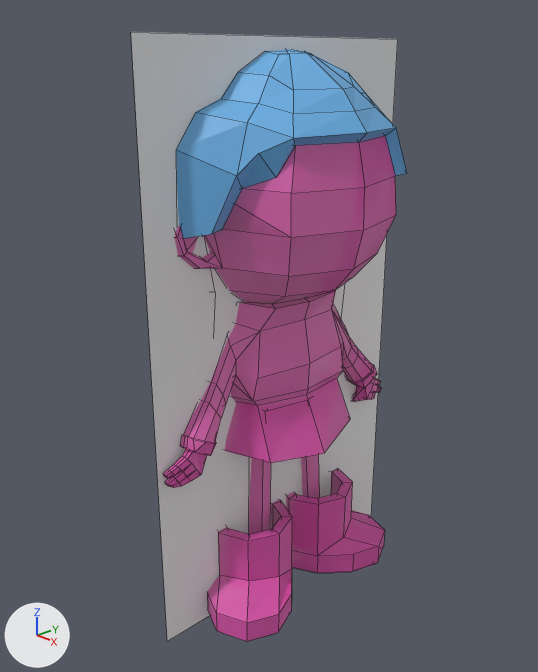
The Blender file Hilda-Dec-22-2024.blend, before and after one commit.
Before and after are seen from a 50 mm camera at (2.11, -2.06, 2.3) aimed at (-0.06, -0.03, 1.19). Lighting does not change. The marker at lower left points along +X, +Y and +Z. Mesh edges are drawn as thin lines.

The scene before the commit, as lines of its bpy script (objects in view):
```python
me_images = bpy.data.meshes.new('images')
me_images.from_pydata([(-0.67, 0.0, 0.0), (0.67, 0.0, 0.0), (-0.67, 2.37, 0.0), (0.67, 2.37, 0.0)], [], [(0, 1, 3, 2)])
me_images.materials.append(mat_images)  # its picture is missing
me_object_001 = bpy.data.meshes.new('Object.001')
me_object_001.from_pydata(...)  # 658 vertices, 627 faces, 1 loose edge; spans x -0.42..0.41, y -0.65..0.64, z 0.02..2.21
me_object_001.materials.append(mat_material_001)  # pink #e759b6
# before: 331 (0.0, -0.36, 1.57) at pixel (213, 267), 332 (-0.26, -0.24, 1.56), 351 (-0.3, -0.27, 1.72), 608 (-0.01, -0.29, 1.46), 621 (-0.08, -0.37, 1.72)
# before: 622 (0.03, -0.35, 1.57) at pixel (222, 268), 625 (-0.01, -0.46, 1.58), 644 (0.0, -0.41, 1.71), 647 (0.02, -0.37, 1.62) at pixel (215, 254), 650 (0.01, -0.49, 1.65) at pixel (186, 250)
# before: 651 (0.0, -0.41, 1.7), 652 (-0.02, -0.38, 1.63), 653 (-0.01, -0.42, 1.62), 654 (-0.04, -0.35, 1.57), 655 (-0.07, -0.44, 1.59)
me_object_004 = bpy.data.meshes.new('Object.004')
me_object_004.from_pydata(...)  # 150 vertices, 148 faces; spans x -0.476..0.405, y -0.518..0.507, z 0.85..2.331
me_object_004.materials.append(mat_material_002)  # blue #6ab1e7
ob_body_001 = bpy.data.objects.new('Body.001', me_object_001)
ob_body_001.location = (0.0, 0.0, 0.0)
ob_body_002 = bpy.data.objects.new('Body.002', me_object_004)
ob_body_002.location = (0.0, 0.0, 0.0)
ob_images = bpy.data.objects.new('images', me_images)
ob_images.location = (0.0, 0.0, 0.0)
ob_images.rotation_euler = (1.571, 0.0, 1.571)  # degrees (90, 0, 90)
```
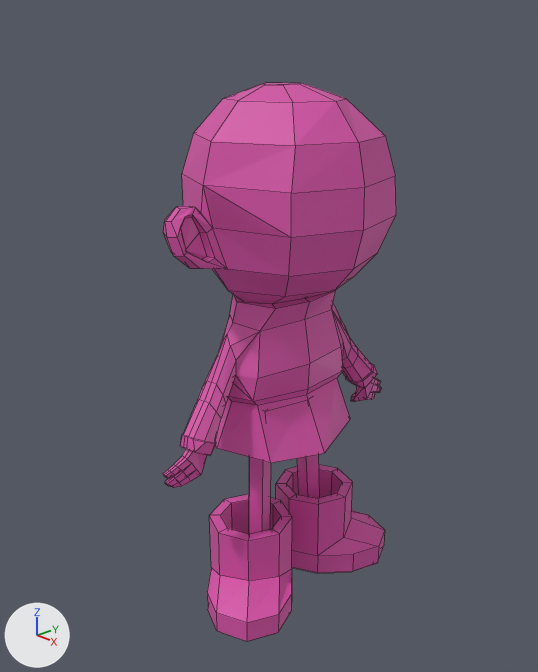
Commit message: Hilda's left ear improvement

Where the change shows, as pixel boxes [x1, y1, x2, y2] in the pictures (538 x 672 px; the box of a moved part takes in the faces that stretch with it):
```json
{"object": "Body.001", "change": "reshaped", "before": [163, 136, 396, 641], "after": [163, 83, 396, 641]}
{"object": "images", "change": "hidden", "before": [131, 32, 398, 642]}
{"object": "Body.002", "change": "hidden", "before": [176, 49, 407, 238], "on screen": "blue"}
{"part": 1, "of": "me_object_001", "change": "moved or reshaped", "before": [183, 229, 291, 297], "after": [181, 207, 291, 297]}
```

Edits to the scene script, one JSON object a line:
```json
{"block": "me_object_001", "where": "me_object_001.from_pydata(...)  # 658 vertices, 627 faces, 1 loose edge; spans x -0.42..0.41, y -0.65..0.64, z 0.02..2.21"}
{"block": "me_object_001", "where": "# used by ob_body_001; location = (0.0, 0.0, 0.0)"}
{"block": "me_object_001", "where": "# verts and faces of me_object_001; kept vertices keep their numbers, new ones are numbered from 658"}
{"block": "me_object_001", "change": "me_object_001 part 1"}
{"op": "add", "block": "me_object_001", "code": "delete_vertices([654])  # with the faces that use them"}
{"op": "add", "block": "me_object_001", "code": "verts[622] = (0.05, -0.34, 1.57)  # moved, pixel (227, 269)"}
{"op": "add", "block": "me_object_001", "code": "verts[644] = (0.02, -0.41, 1.71)  # moved, pixel (206, 233)"}
{"op": "add", "block": "me_object_001", "code": "verts[647] = (0.04, -0.39, 1.61)  # moved, pixel (214, 258)"}
{"op": "add", "block": "me_object_001", "code": "verts[650] = (0.0, -0.49, 1.65)  # moved, pixel (185, 250)"}
{"op": "add", "block": "me_object_001", "code": "verts[651] = (-0.02, -0.41, 1.7)  # moved, pixel (199, 232)"}
{"op": "add", "block": "me_object_001", "code": "verts[652] = (0.01, -0.4, 1.62)  # moved, pixel (206, 256)"}
{"op": "add", "block": "me_object_001", "code": "verts[653] = (0.0, -0.42, 1.61)  # moved, pixel (201, 259)"}
{"op": "add", "block": "me_object_001", "code": "faces += [(331, 625, 655), (331, 621, 351, 332), (331, 655, 621), (331, 332, 608)]"}
{"op": "add", "block": "ob_images", "code": "ob_images.hide_set(True)"}
{"op": "add", "block": "ob_body_002", "code": "ob_body_002.hide_set(True)"}
```
